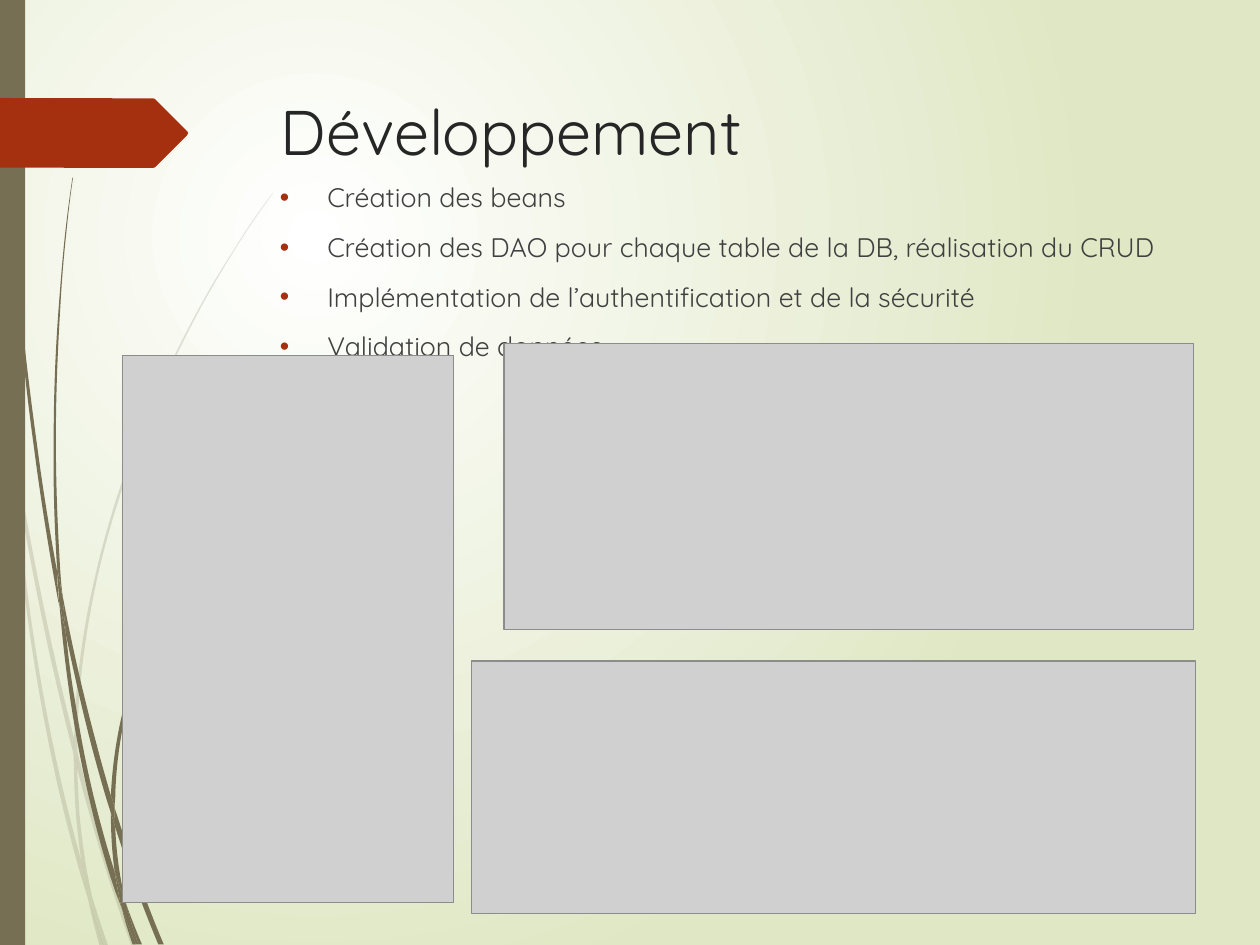
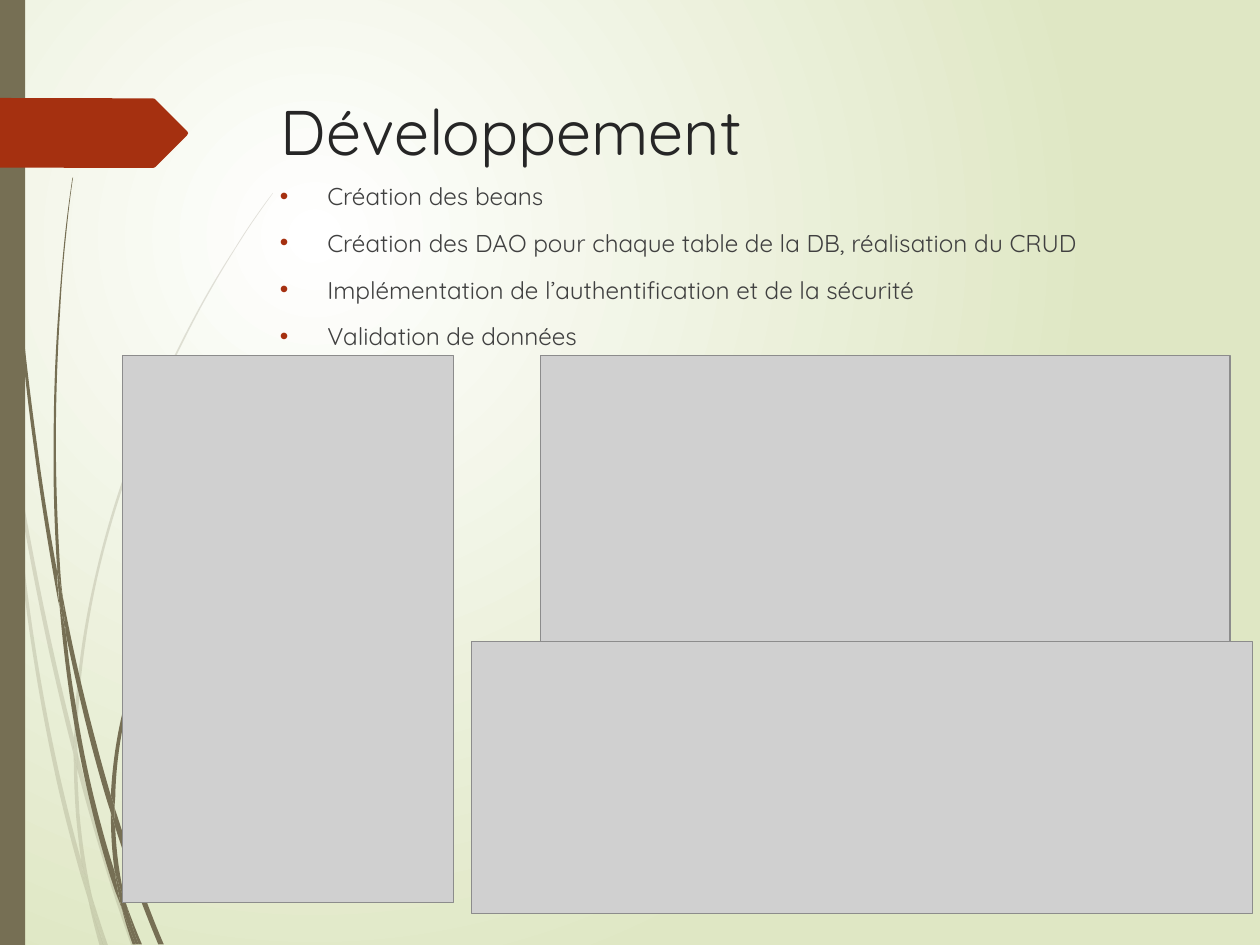
Before and after one commit to LudoRoot/WeBet_JBL, a slide deck: slide 11 of Présentation/Présentation WeBet_JBL.pptx. Drawn at 1260x945 pixels with LibreOffice and Linux fonts; fonts in the diff are those of the drawing; grey boxes stand for pictures. Boxes give left, top, right and bottom in pixels: in the first picture for what was removed or moved away, otherwise in the second. Text is boxed around its words. In the diff, an @@ line names an element or a change of style, - is before the commit and + after.

```diff
--- a/Présentation/Présentation WeBet_JBL.pptx
+++ b/Présentation/Présentation WeBet_JBL.pptx
@@ text "Création des beans" at (327,187,1077,345): size 15.3 to 13.9 pt @@
@@ picture: place and size @@
-picture at (504,344,1193,630)
+picture at (541,355,1230,641)
@@ picture: place and size @@
-picture at (471,662,1196,915)
+picture at (471,641,1252,914)
```
Also in this commit, not shown: 5 other slides changed, 1 slide added, 2 other files.
